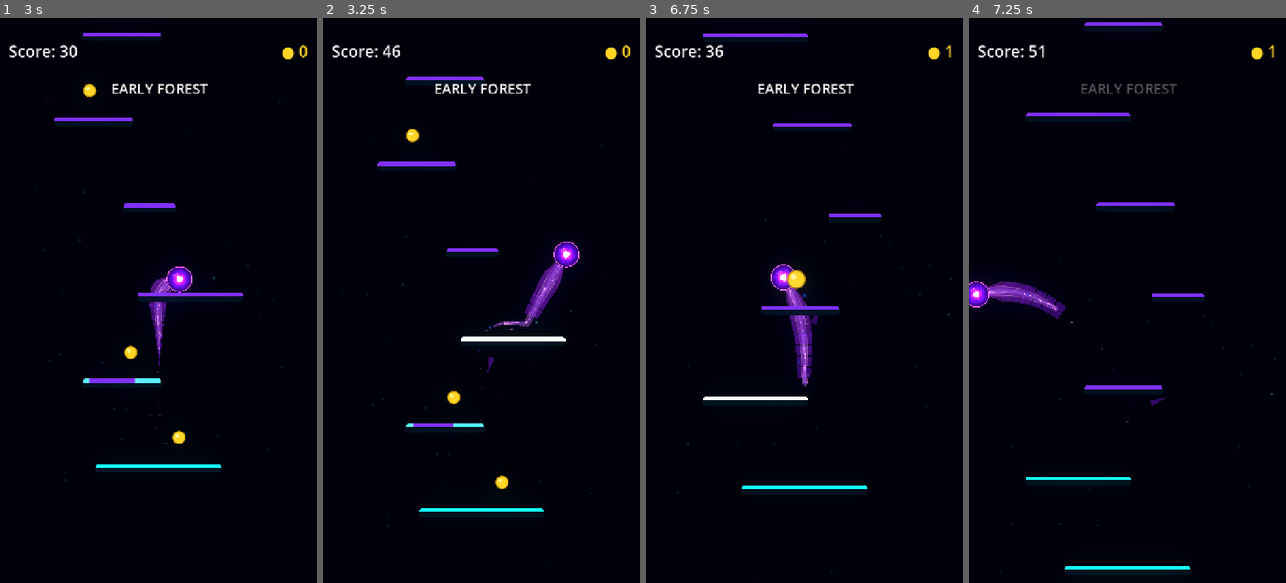
Above: before the commit, frames 1-4 (left to right).
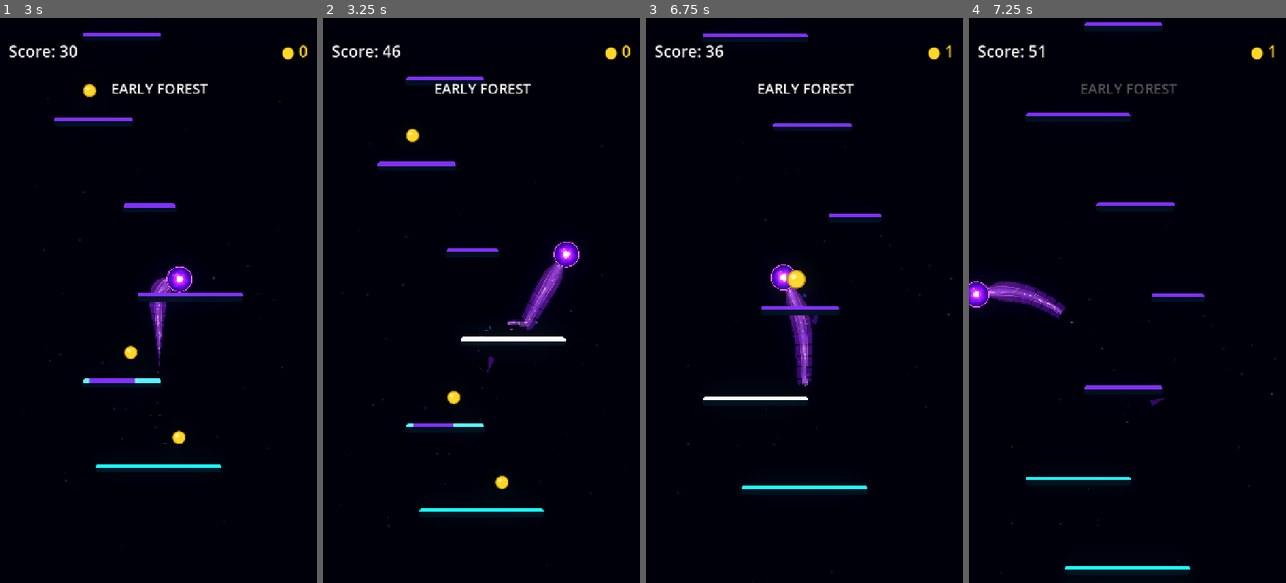
Above: after the commit, the same moments.

Repository: Kryodo/TowerJump
Game: Godot game, scene res://scenes/main.tscn
Two runs of this game, one before a commit and one after it. Both use one fixed random seed, a clock stepped at 60 frames per second and the inputs below.
Inputs (mouse positions are in pixels of both pictures, inside the frame that each line leads up to):
- Up to frame 1 (3 s): move the mouse to (228, 272) at 0.52 s; hold Right (ui_right) 0.53-1.25 s; click (228, 272) at 0.67 s; drag from (95, 328) to (148, 193) at 1.27 s; click "Nochmal spielen" at 2 s; move the mouse to (190, 176) at 2.77 s; hold Right (ui_right) from 2.78 s (still down)
- Up to frame 2 (3.25 s): keep holding Right (ui_right)
- Up to frame 3 (6.75 s): release Right (ui_right) at 3.5 s; drag from (788, 413) to (734, 215) at 3.52 s; move the mouse to (899, 385) at 4.27 s; hold Left (ui_left) 4.28-5 s; click "Nochmal spielen" at 5 s; drag from (709, 215) to (794, 204) at 5.77 s; move the mouse to (820, 300) at 6.52 s; hold Left (ui_left) from 6.53 s (still down); click (820, 300) at 6.67 s
- Up to frame 4 (7.25 s): keep holding Left (ui_left)

Frame 1 is identical in both runs. In frame 2, 0.2% of the frame differs, in the area x 49-76%, y 43-57%; in frame 3, 0.1%; in frame 4, less than 0.1%.

Commit message:
Align held trail gaps with shared path distance

Diff:
--- a/scripts/ball_trail.gd
+++ b/scripts/ball_trail.gd
@@ -400,9 +400,9 @@
 				+ aura_points[point_index - 1].distance_to(aura_points[point_index])
 			)
 
-	var spans: Array[Vector2i] = _get_live_shed_line_spans()
 	var energy_total: float = energy_distances[energy_distances.size() - 1]
 	var aura_total: float = aura_distances[aura_distances.size() - 1]
+	var spans: Array[Vector2i] = _get_live_shed_line_spans(aura_distances, aura_total)
 	var has_gaps: bool = true
 	if spans.size() == 1:
 		var only_span: Vector2i = spans[0]
@@ -491,7 +491,7 @@
 		line.width_curve = null
 
 
-func _get_live_shed_line_spans() -> Array[Vector2i]:
+func _get_live_shed_line_spans(reference_distances: Array[float], reference_total: float) -> Array[Vector2i]:
 	var cut_ranges: Array[Vector2i] = []
 	if shedding_enabled:
 		for event in _shed_break_events:
@@ -502,9 +502,10 @@
 					continue
 				var fallback_start: float = clampf(float(event.get("start_progress", 0.0)), 0.0, 1.0)
 				var fallback_end: float = clampf(float(event.get("end_progress", 1.0)), 0.0, 1.0)
-				var last_point_index: int = _points.size() - 1
-				var fallback_cut_start: int = int(floor(minf(fallback_start, fallback_end) * last_point_index))
-				var fallback_cut_end: int = int(ceil(maxf(fallback_start, fallback_end) * last_point_index))
+				var fallback_start_distance: float = minf(fallback_start, fallback_end) * reference_total
+				var fallback_end_distance: float = maxf(fallback_start, fallback_end) * reference_total
+				var fallback_cut_start: int = _nearest_trail_sample_index(fallback_start_distance, reference_distances)
+				var fallback_cut_end: int = _nearest_trail_sample_index(fallback_end_distance, reference_distances)
 				cut_ranges.append(Vector2i(fallback_cut_start, fallback_cut_end))
 				continue
 
